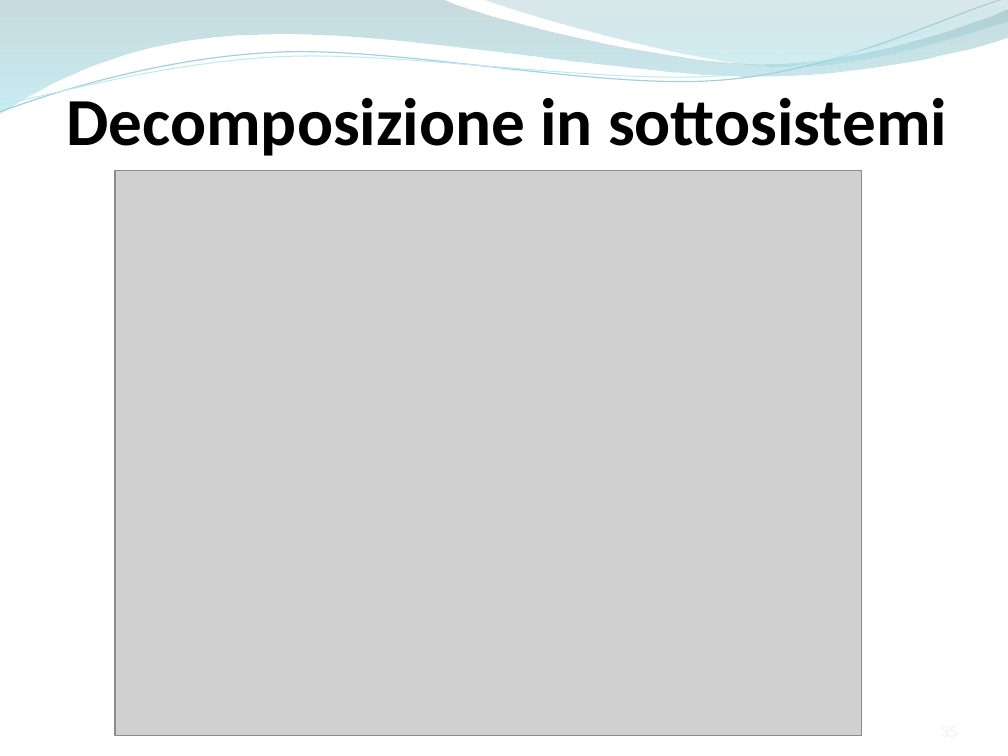
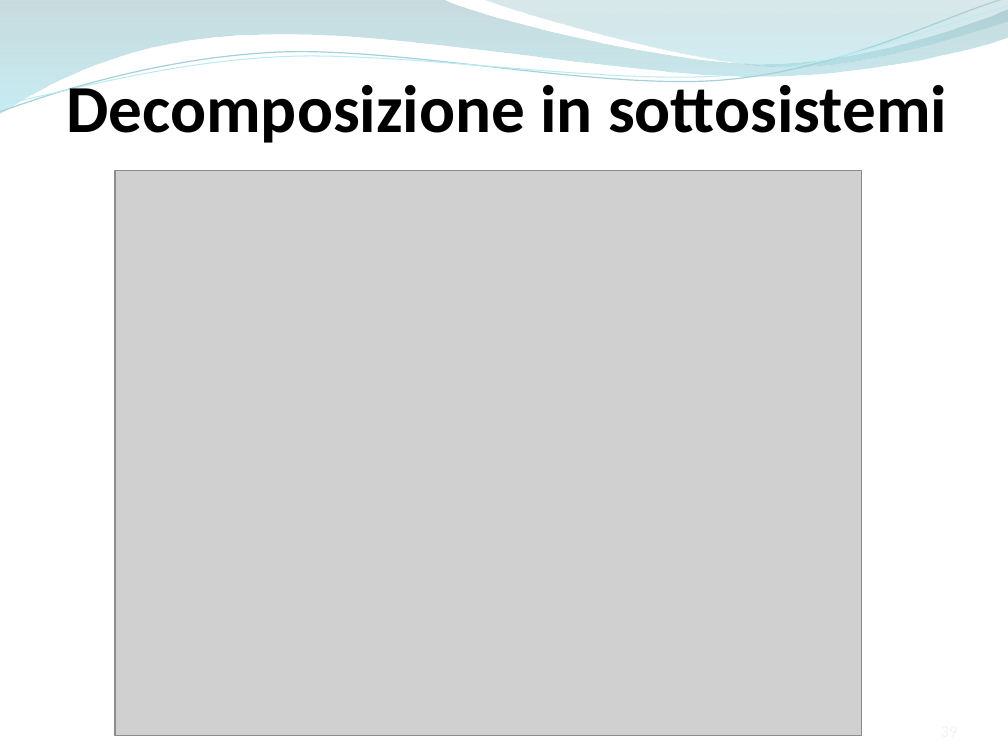
Before and after one commit to ammirate/at-silo, a slide deck: slide 39 of Presentazione/Atsilo2/Atsilo_M_PresentazioneFinale.pptx (slide 35 before the commit). Drawn at 1008x756 pixels with LibreOffice and Linux fonts; fonts in the diff are those of the drawing; grey boxes stand for pictures. Boxes give left, top, right and bottom in pixels: in the first picture for what was removed or moved away, otherwise in the second. Text is boxed around its words. In the diff, an @@ line names an element or a change of style, - is before the commit and + after.

```diff
--- a/Presentazione/Atsilo2/Atsilo_M_PresentazioneFinale.pptx
+++ b/Presentazione/Atsilo2/Atsilo_M_PresentazioneFinale.pptx
@@ text "Decomposizione in sottosistemi": place and size @@
-text "Decomposizione in sottosistemi" at box(66, 89, 947, 156)
+text "Decomposizione in sottosistemi" at box(66, 77, 947, 143)
```
Also in this commit, not shown: 3 other slides changed, 11 slides added.
